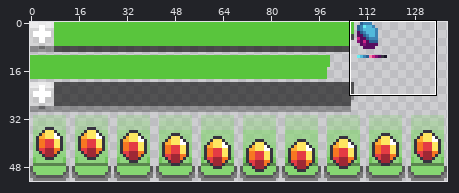
Two states of a sprite sheet, Output/Assets/textures/hp.png. Above, an overview of the earlier version with the close-up marked.
Close-up. Old version:
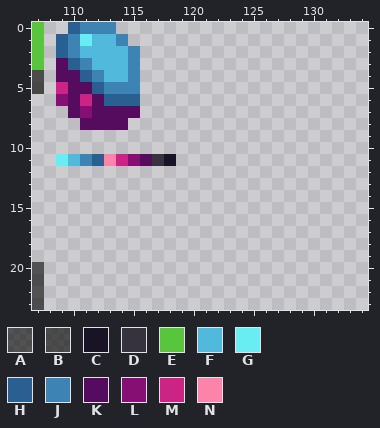
The file is 139x53 pixels. Colours within 5 levels of each other are drawn and written as one. Shown: x 107..134, y 0..23.
Palette (. is transparent): A #00000099  B #000000a0  C #181425  D #36333f  E #59c53d  F #51b9db  G #68eef2  H #2a6091  J #3d83b3  K #550c5e  L #850f73  M #cc2485  N #fc83aa
Pixels before, first column x 107:
 0 E..HJJJ.....
 1 E.HJGFFJ....
 2 E.HJFFFFJ...
 3 E.KHJFFFJ...
 4 B.KKHJFFJ...
 5 B.MKKHJJJ...
 6 ..LKMKHHH...
 7 ...KLKKKK...
 8 ....KKKK....
 9 ............
10 ............
11 ..GFJHNMLKDC
12 ............
13 ............
14 ............
15 ............
16 ............
17 ............
18 ............
19 ............
20 A...........
21 A...........
22 A...........
23 A...........
After:
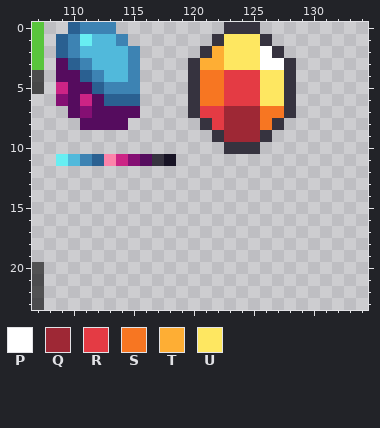
Colours new in this view: P #ffffff  Q #9e2835  R #e43b44  S #f77622  T #feae34  U #fee761
Difference:
Changed rows in their new state; - is an unchanged pixel.
first column x 120:
 0 ---DDD---
 1 --DUUUD--
 2 -DTUUUPD-
 3 DTTUUUPPD
 4 DSSRRRUUD
 5 DSSRRRUUD
 6 DSSRRRUUD
 7 DRRQQQSSD
 8 -DRQQQSD-
 9 --DQQQD--
10 ---DDD---
Where, in picture pixels (left, top, right, bottom), the same in both close-ups:
added: (188, 22, 296, 154)
